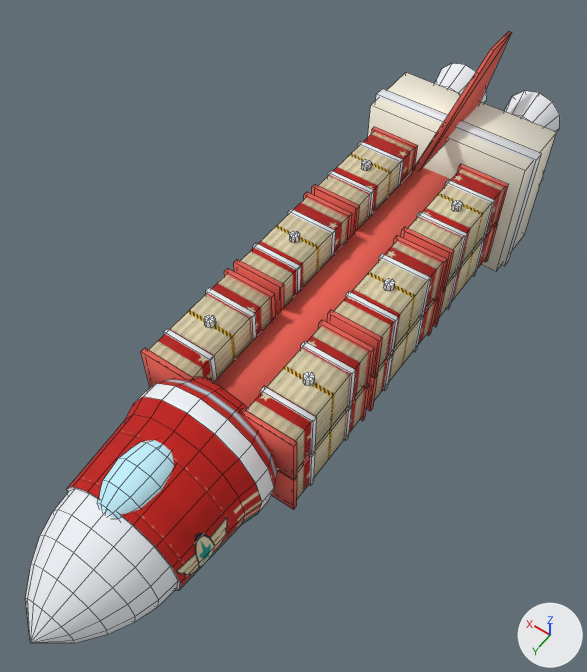
The OBJ model resources/default/models/supply_ship.obj: old version first, new version second.
Rendered twice from a camera (50 mm lens) standing at (-32.6, 47.3, 74.1) and looking at (1.1, 0.0, -0.1). Every picture has the same lights, and +X, +Y and +Z are marked at lower right. The first picture is the older version. Mesh edges are drawn as thin lines. Where no turn or scale is listed for an object, it has been applied to the vertices.

Objects in the first picture: 'supply_ship'.
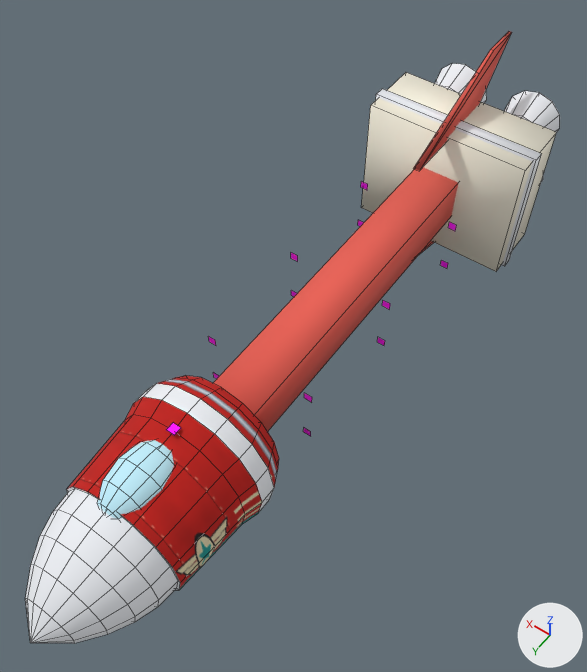
Changed parts and their boxes (x1, y1, x2, y2) in the pictures (587 x 672 px):
part 1 of me_supply_ship, deleted (red)
    before: (141, 127, 509, 510)
part 2 of me_supply_ship, cut back
    before: (149, 169, 503, 469)
    after: (167, 181, 456, 436)

Patch to the scene script:
```diff
--- a/resources/default/models/supply_ship.obj.py
+++ b/resources/default/models/supply_ship.obj.py
@@ mat_slot @@
+mat_slot = principled_material('slot')
+mat_slot.base_color = (1.0, 0.0, 1.0)  # pink #ff00ff
+mat_slot.roughness = 1.0
@@ me_supply_ship @@
 # used by ob_supply_ship; location = (0.0, 0.0, 0.0)
-me_supply_ship.from_pydata(...)  # 1224 vertices, 1234 faces; spans x -11.4..11.4, y -47.0..42.0, z -14.0..16.0
+me_supply_ship.from_pydata(...)  # 580 vertices, 599 faces; spans x -11.4..11.4, y -47.0..42.0, z -14.0..16.0
+# me_supply_ship part 1: 67 loose pieces with 656 vertices, spanning x -9.7..9.7, y -30.2..15.2, z -6.7..7.2, are deleted
+# me_supply_ship part 2
+# 40 vertices are removed from x -9.4..9.4, y -30.0..15.0, z 0.4..6.4
+# 30 faces are deleted
+# 26 vertices are added at x -6.9..5.9, y -23.0..21.5, z -3.9..8.4
+# 26 new vertices lie (1.0, 0.0, 0.0) away from vertices in x -6.9..5.9, y -23.0..21.5, z -3.9..8.4
+# 13 new faces join them, mat_slot (pink #ff00ff)
 me_supply_ship.materials.append(mat_chrome)
@@ me_supply_ship @@
 me_supply_ship.materials.append(mat_red)
-me_supply_ship.materials.append(mat_pod)  # picture img_cargo_pod_png
 me_supply_ship.materials.append(mat_cream)
@@ me_supply_ship @@
 me_supply_ship.materials.append(mat_exhaust)
+me_supply_ship.materials.append(mat_slot)  # pink #ff00ff
```
